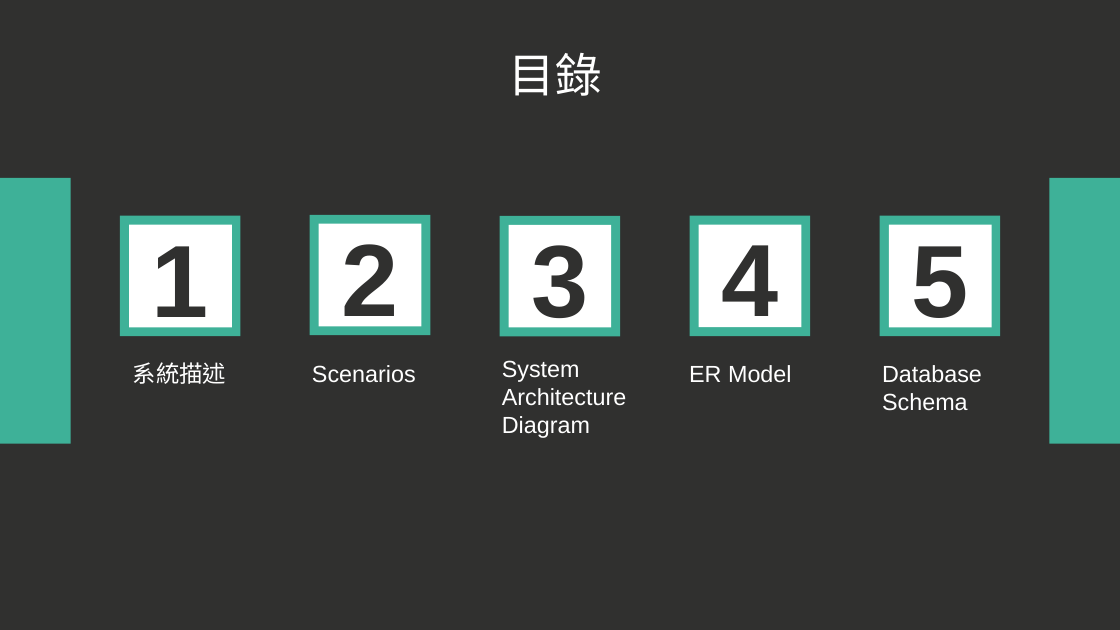
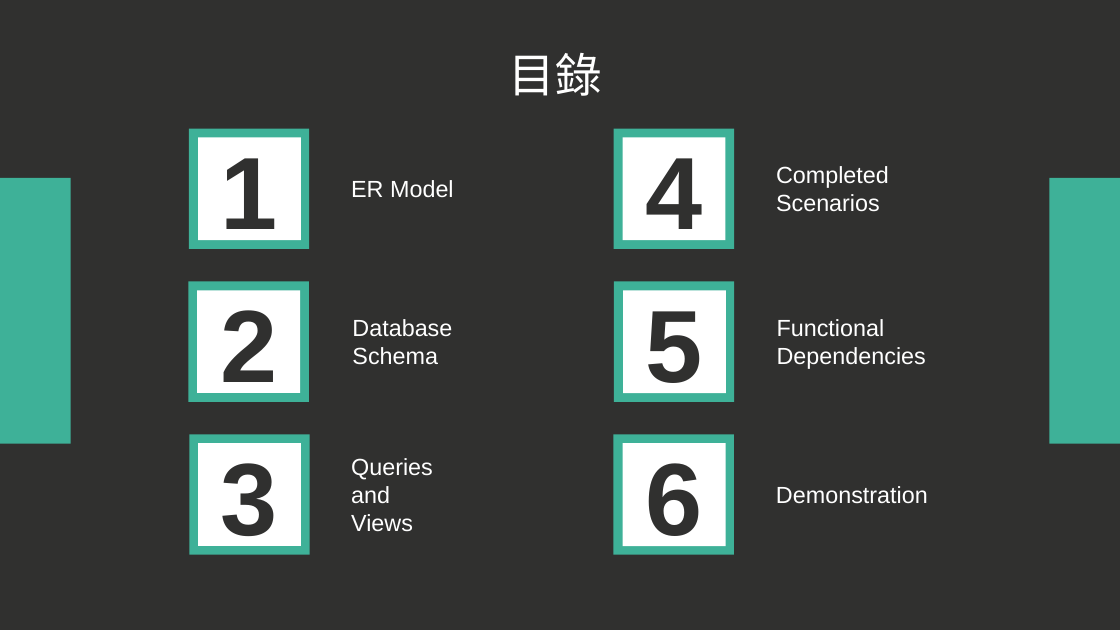
Before and after one commit to 13urgerKing/109-1DBMS, a slide deck: slide 2 of 109-1資料庫系統報告.pptx. Drawn at 1120x630 pixels with LibreOffice and Linux fonts; fonts in the diff are those of the drawing. Boxes give left, top, right and bottom in pixels: in the first picture for what was removed or moved away, otherwise in the second. Text is boxed around its words. In the diff, an @@ line names an element or a change of style, - is before the commit and + after.

```diff
--- a/109-1資料庫系統報告.pptx
+++ b/109-1資料庫系統報告.pptx
@@ rectangle: place and size @@
-rectangle at box(120, 216, 240, 336)
+rectangle at box(189, 129, 309, 249)
@@ rectangle "1": place and size @@
-rectangle "1" at box(129, 224, 232, 327)
+rectangle "1" at box(198, 138, 301, 240)
@@ rectangle: place and size @@
-rectangle at box(690, 216, 811, 336)
+rectangle at box(614, 129, 735, 249)
@@ rectangle "4": place and size @@
-rectangle "4" at box(699, 224, 802, 327)
+rectangle "4" at box(623, 138, 725, 240)
@@ text "ER Model": place and size @@
-text "ER Model" at box(689, 365, 792, 382)
+text "ER Model" at box(351, 180, 454, 197)
@@ text "Completed": place and size @@
-text "Completed" at box(312, 365, 416, 383)
+text "Completed" at box(776, 166, 889, 212)
@@ text at box(776, 166, 889, 188): paragraph added @@
+Completed
@@ rectangle: place and size @@
-rectangle at box(310, 215, 431, 335)
+rectangle at box(188, 281, 309, 402)
@@ rectangle "2": place and size @@
-rectangle "2" at box(318, 223, 421, 326)
+rectangle "2" at box(197, 291, 300, 393)
@@ rectangle: place and size @@
-rectangle at box(880, 216, 1000, 336)
+rectangle at box(614, 281, 734, 402)
@@ rectangle "5": place and size @@
-rectangle "5" at box(889, 224, 991, 327)
+rectangle "5" at box(623, 291, 726, 393)
@@ text "Database": place and size @@
-text "Database" at box(882, 365, 982, 411)
+text "Database" at box(352, 319, 452, 365)
@@ text added at box(777, 319, 926, 369), 20 pt, text #FFFFFF @@
+Functional
+Dependencies
@@ text removed at box(133, 362, 226, 384) @@
-系統描述
@@ text removed at box(502, 360, 627, 438) @@
-System
-Architecture
-Diagram
@@ rectangle: place and size @@
-rectangle at box(500, 216, 620, 336)
+rectangle at box(189, 434, 309, 555)
@@ rectangle "3": place and size @@
-rectangle "3" at box(509, 225, 612, 328)
+rectangle "3" at box(198, 444, 301, 546)
@@ rectangle added at box(613, 434, 734, 555), fill #3EB198 @@
@@ rectangle added at box(623, 444, 725, 546), fill #FFFFFF, 88 pt, text #30302F, bold @@
+6
@@ text added at box(351, 458, 433, 531), 20 pt, text #FFFFFF @@
+Queries
+and
+Views
@@ text added at box(776, 486, 928, 503), 20 pt, text #FFFFFF @@
+Demonstration
```
Also in this commit, not shown: 9 other slides changed, 9 slides added, 2 slides removed.
